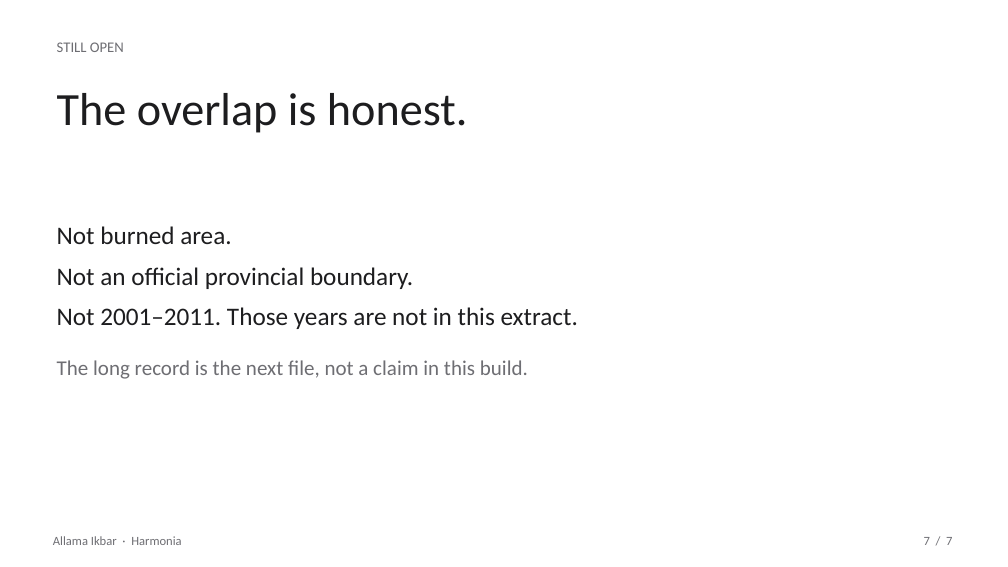
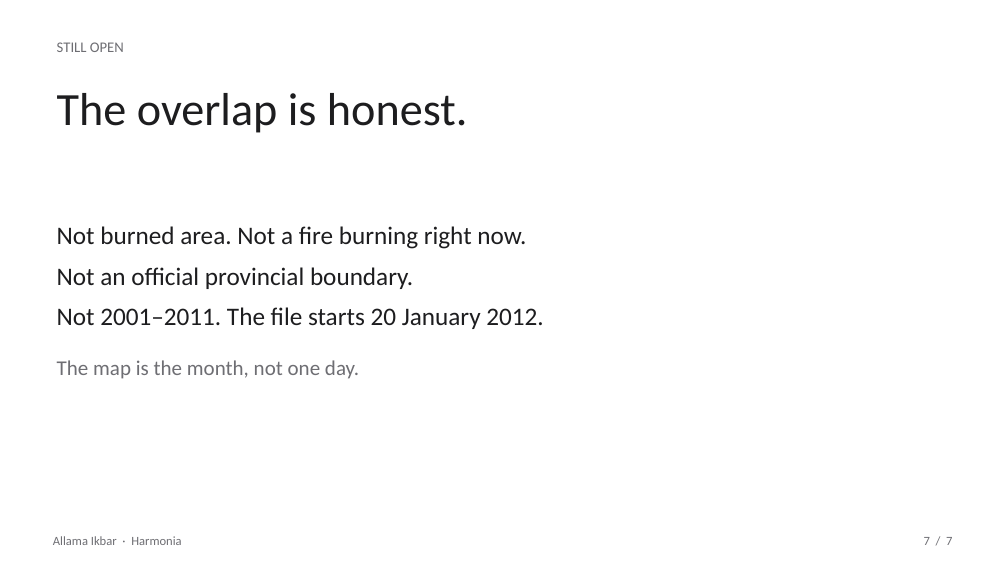
Before and after one commit to marjan-ahmed/harmonia-nsac26, a slide deck: slide 7 of public/Harmonia-Allama-Ikbar.pptx. Drawn at 1008x567 pixels with LibreOffice and Linux fonts; fonts in the diff are those of the drawing. Boxes give left, top, right and bottom in pixels: in the first picture for what was removed or moved away, otherwise in the second. Text is boxed around its words. In the diff, an @@ line names an element or a change of style, - is before the commit and + after.

```diff
--- a/public/Harmonia-Allama-Ikbar.pptx
+++ b/public/Harmonia-Allama-Ikbar.pptx
@@ text at box(57, 226, 526, 249): text changed @@
-Not burned area.
+Not burned area. Not a fire burning right now.
@@ text at box(57, 307, 543, 379): text changed; size 20 to 24 pt; text colour #6E6E73 to #1D1D1F @@
-Not 2001–2011. Those years are not in this extract.
-The long record is the next file, not a claim in this build.
+Not 2001–2011. The file starts 20 January 2012.
+The map is the month, not one day.
```
Also in this commit, not shown: 3 other slides changed, 2 other files.
